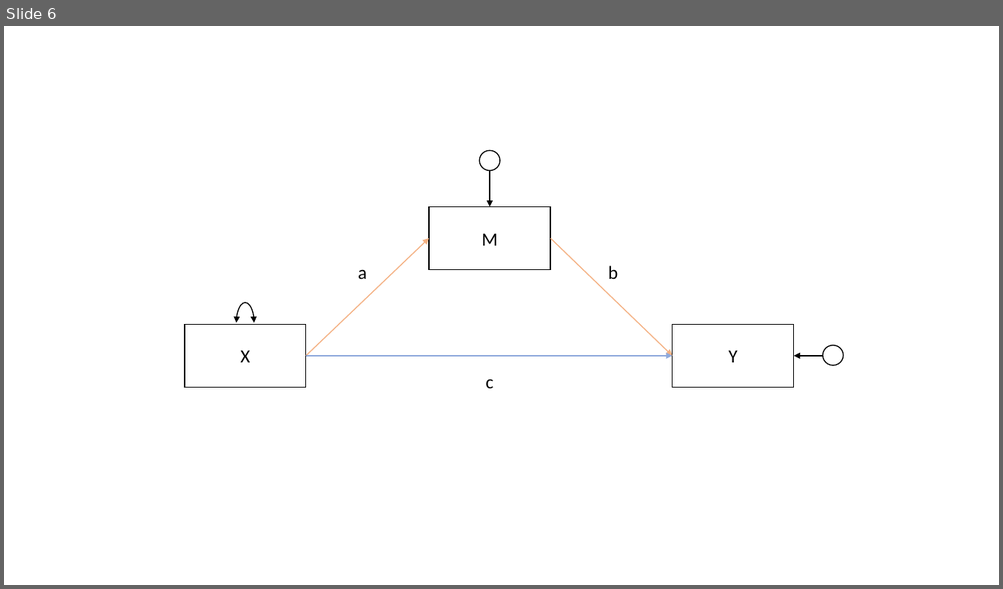
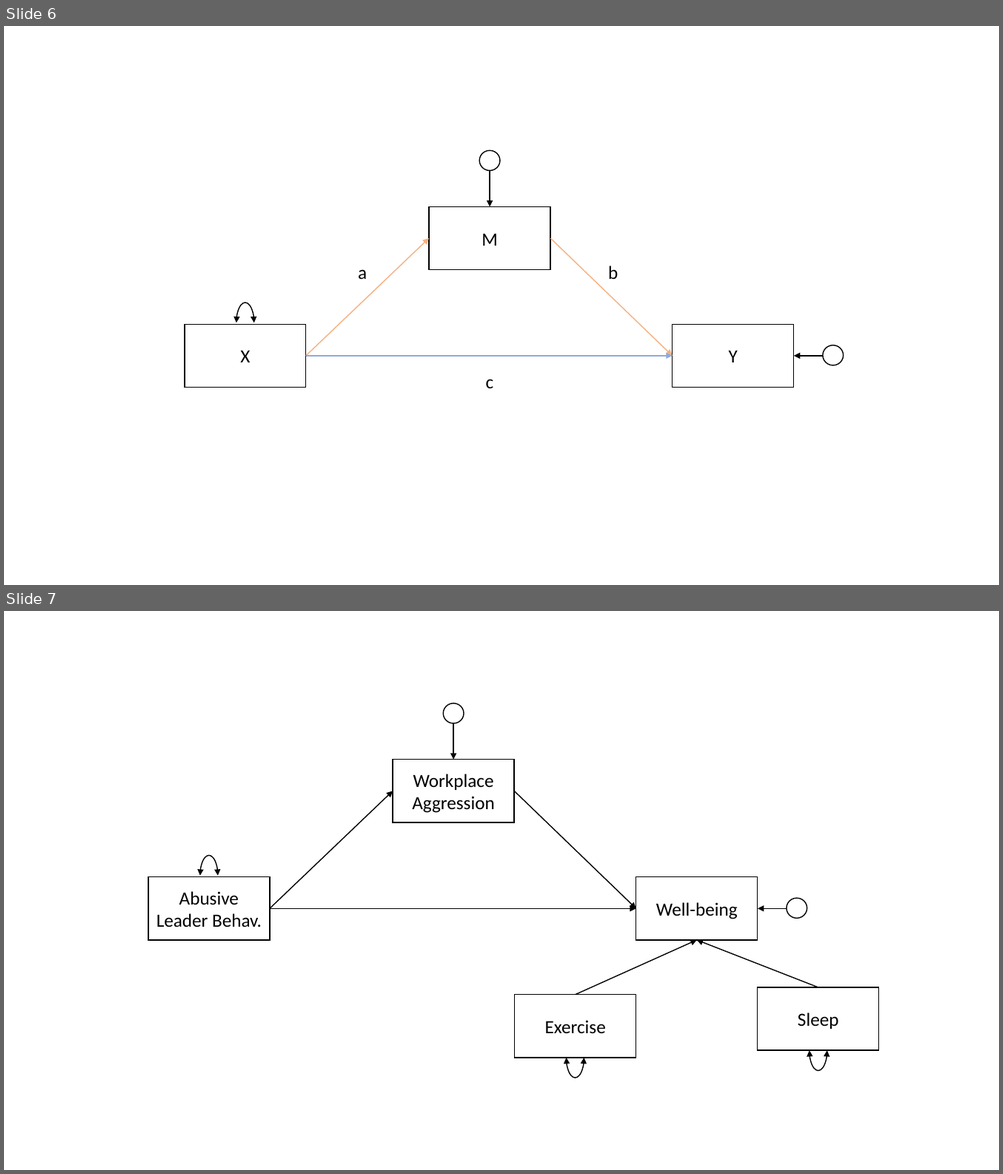
Before and after one commit to uoepsy/dapr3, a slide deck: dapr3_lectures/pathfa_lectures/figs/diagrams.pptx. Shown one above the other, each under a label of ours: slide 6 before the commit, slides 6 and 7 after it. The pictures are 1003x589 and 1003x1174 pixels, drawn with LibreOffice and Linux fonts; fonts in the diff are those of the drawing. Boxes give left, top, right and bottom in pixels: in the first picture for what was removed or moved away, otherwise in the second. Text is boxed around its words. In the diff, an @@ line names an element or a change of style, - is before the commit and + after.

```diff
--- a/dapr3_lectures/pathfa_lectures/figs/diagrams.pptx
+++ b/dapr3_lectures/pathfa_lectures/figs/diagrams.pptx
@@ slide 7 added at bbox=[4, 611, 999, 1170], background #FFFFFF @@
@@ group added at bbox=[148, 703, 879, 1079]: 7 arrows, 5 rectangles, 3 right brackets, 2 ellipses @@
+Abusive Leader Behav.
+Workplace
+Aggression
+Well-being
+Sleep
+Exercise
```
Also in this commit, not shown: 1 other slide added, 19 other files.
